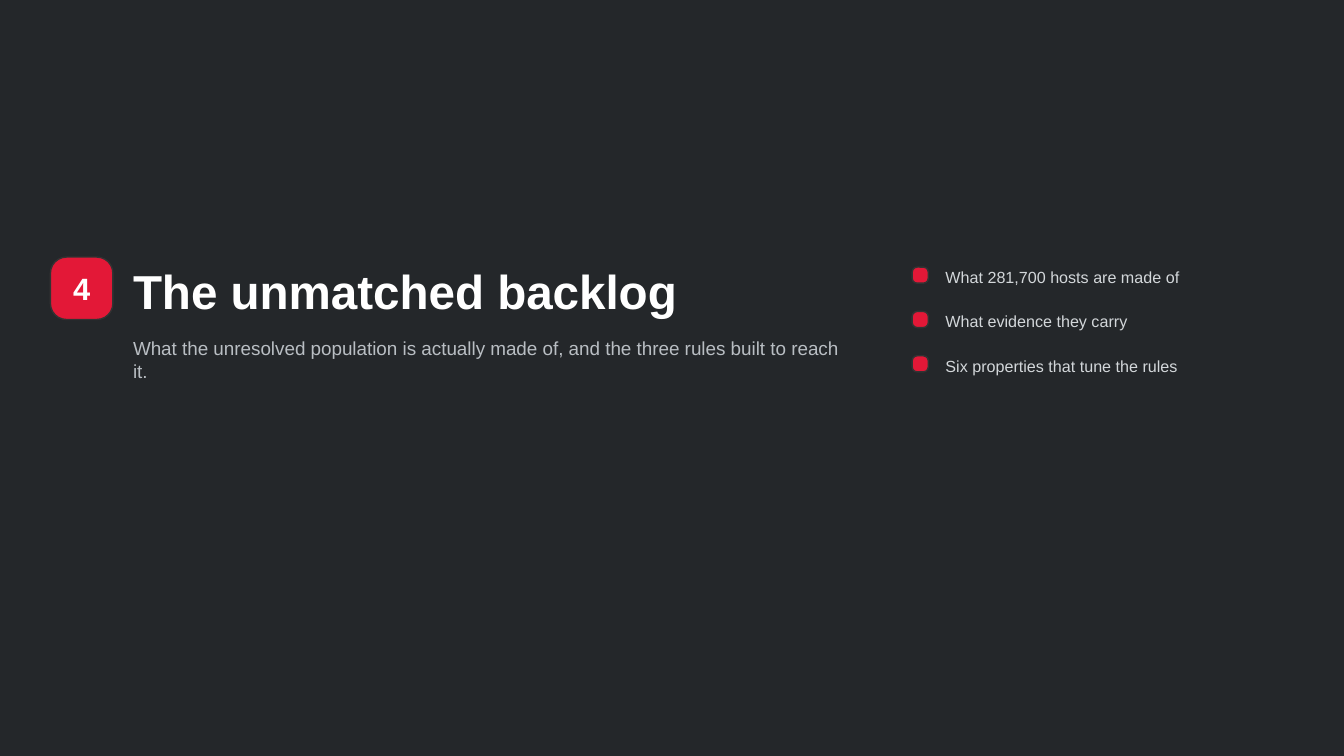
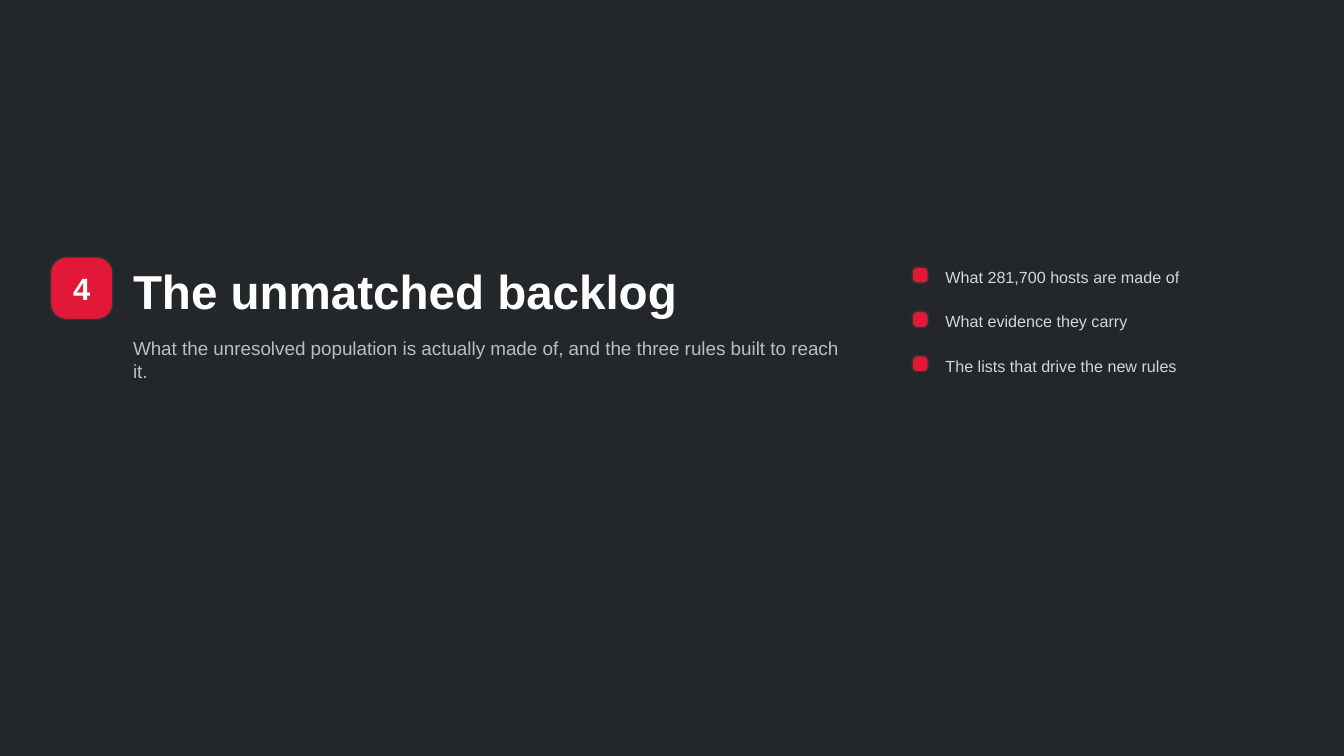
Before and after one commit to singhmihir/py, a slide deck: slide 34 of stories/qualys-ci-lookup-rules/Qualys CI Lookup Rules - Technical Walkthrough.pptx. Drawn at 1344x756 pixels with LibreOffice and Linux fonts; fonts in the diff are those of the drawing. Boxes give left, top, right and bottom in pixels: in the first picture for what was removed or moved away, otherwise in the second. Text is boxed around its words. In the diff, an @@ line names an element or a change of style, - is before the commit and + after.

```diff
--- a/stories/qualys-ci-lookup-rules/Qualys CI Lookup Rules - Technical Walkthrough.pptx
+++ b/stories/qualys-ci-lookup-rules/Qualys CI Lookup Rules - Technical Walkthrough.pptx
@@ text at (x1=945, y1=360, x2=1177, y2=372): text changed @@
-Six properties that tune the rules
+The lists that drive the new rules
```
Also in this commit, not shown: 7 other slides changed, 18 other files.
